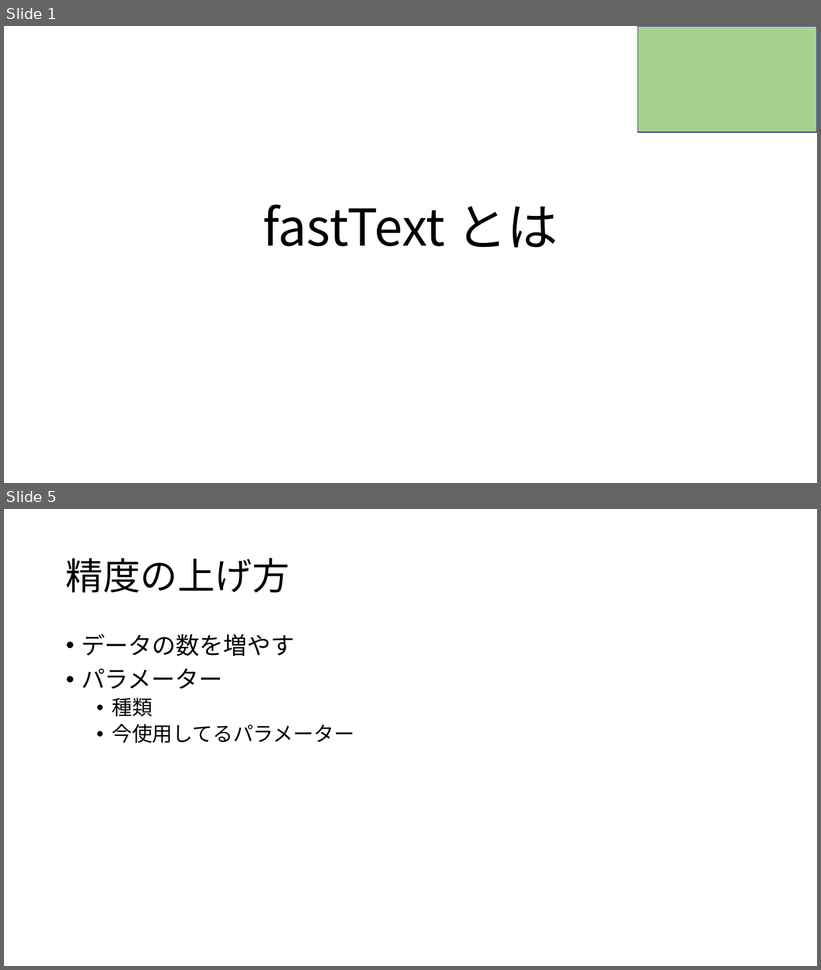
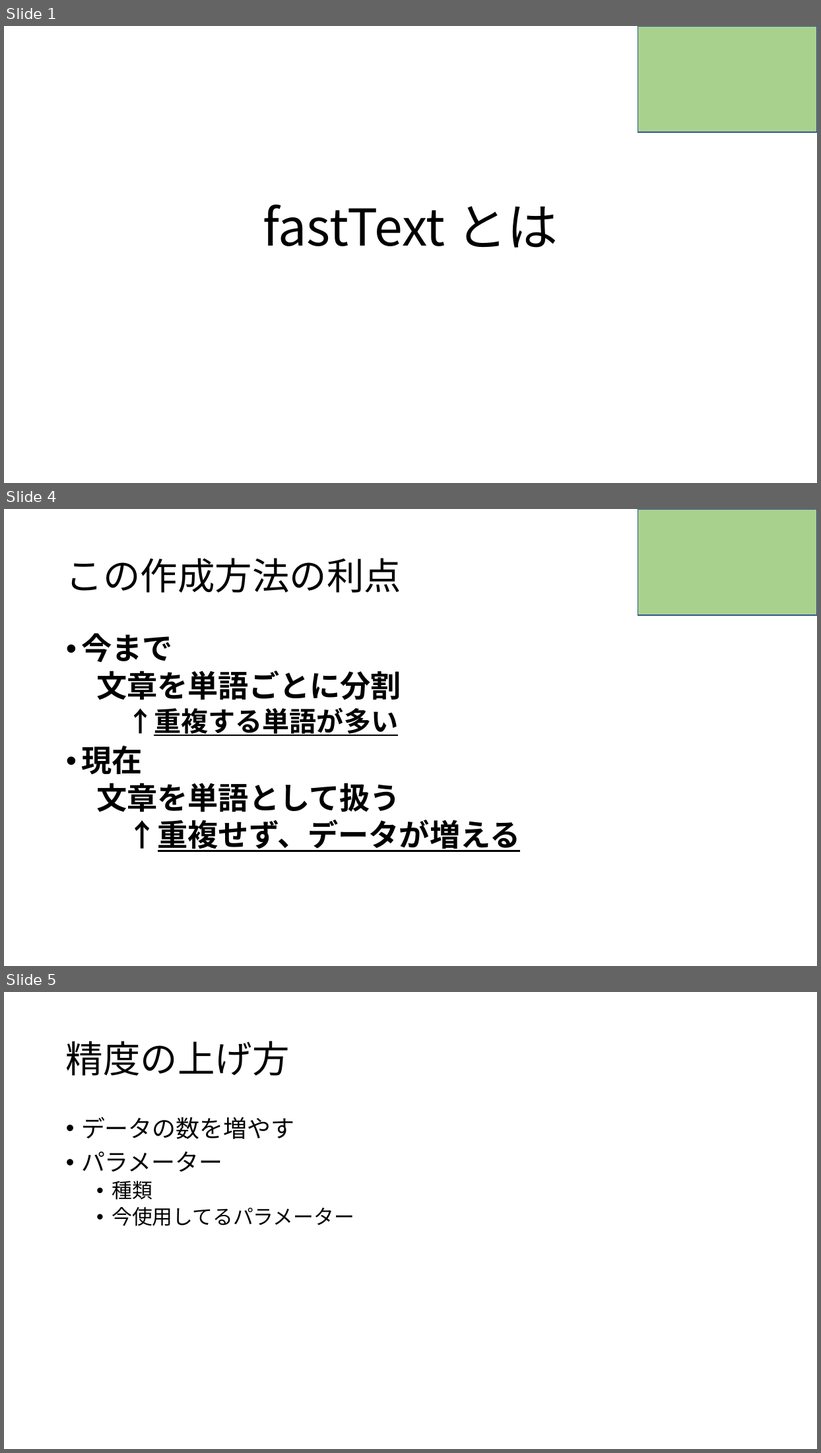
Before and after one commit to RikiishiSuzunosuke/AIspeaker_yosie, a slide deck: presentation/fasttext.pptx. Shown one above the other, each under a label of ours: slides 1 and 5 before the commit, slides 1, 4 and 5 after it; the slides between them are not shown. The pictures are 821x970 and 821x1453 pixels, drawn with LibreOffice and Linux fonts; fonts in the diff are those of the drawing. Boxes give left, top, right and bottom in pixels: in the first picture for what was removed or moved away, otherwise in the second. Text is boxed around its words. In the diff, an @@ line names an element or a change of style, - is before the commit and + after.

```diff
--- a/presentation/fasttext.pptx
+++ b/presentation/fasttext.pptx
@@ slide 4 added at (4, 509, 817, 966), background #FFFFFF @@
@@ rectangle added at (638, 509, 817, 615), fill #A9D18E, outline #325491 1 pt @@
@@ title added at (66, 558, 401, 593), 44 pt, text #000000 @@
+この作成方法の利点
@@ text added at (81, 633, 520, 852), 36 pt, text #000000, bold @@
+• 今まで
+  文章を単語ごとに分割
+    ↑重複する単語が多い
+• 現在
+  文章を単語として扱う
+    ↑重複せず、データが増える
```
Also in this commit, not shown: 1 slide changed, 1 slide removed.
